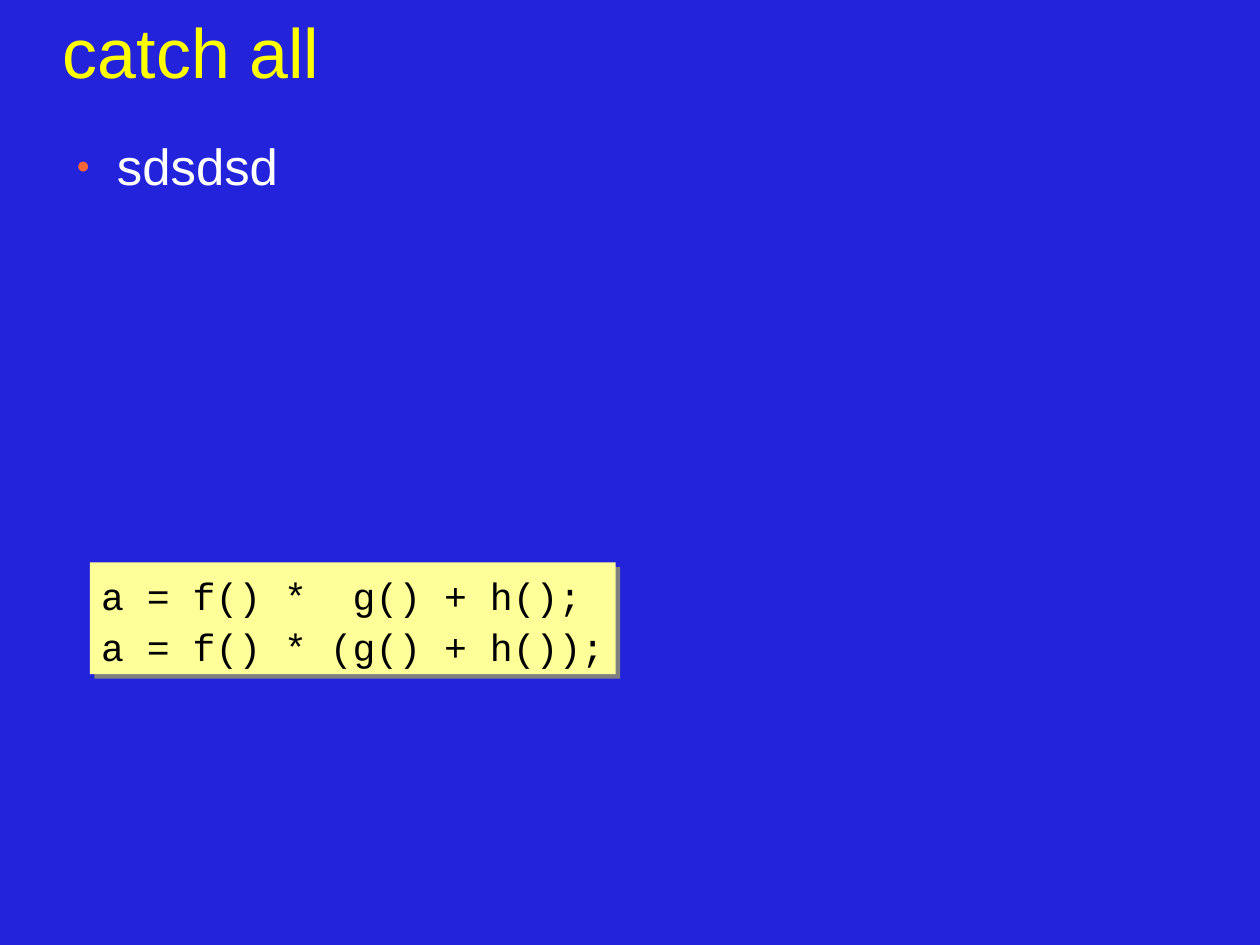
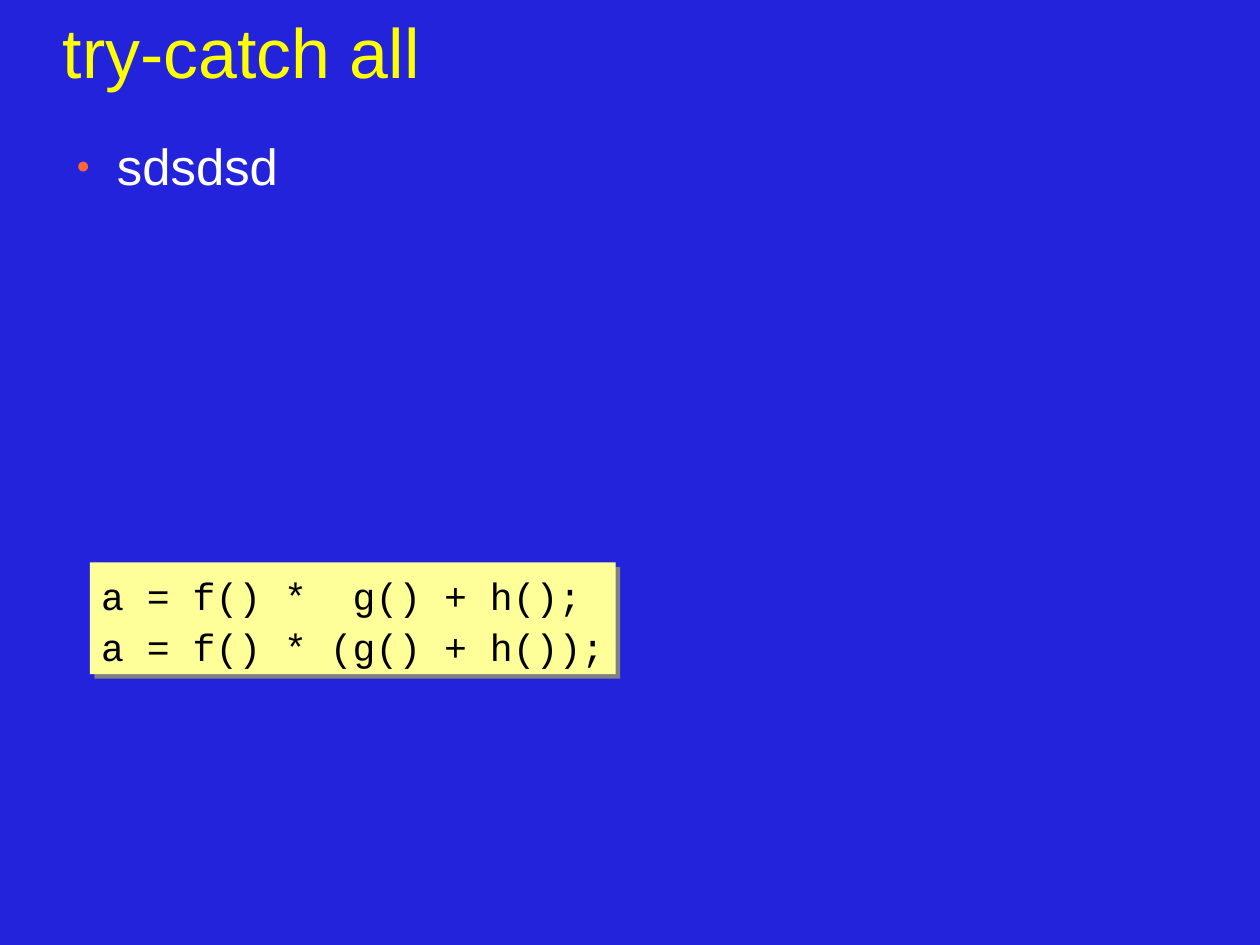
Before and after one commit to JonJagger/two-day-courses, a slide deck: slide 16 of cppf/05_Control_Flow_Iterators_and_Exceptions.odp (slide 7 before the commit). Drawn at 1260x945 pixels with LibreOffice and Linux fonts; fonts in the diff are those of the drawing. Boxes give left, top, right and bottom in pixels: in the first picture for what was removed or moved away, otherwise in the second. Text is boxed around its words. In the diff, an @@ line names an element or a change of style, - is before the commit and + after.

```diff
--- a/cppf/05_Control_Flow_Iterators_and_Exceptions.odp
+++ b/cppf/05_Control_Flow_Iterators_and_Exceptions.odp
@@ title at (63,27,420,91): text changed @@
-catch all
+try-catch all
```
Also in this commit, not shown: 6 other slides changed, 9 slides added, 1 other file.
